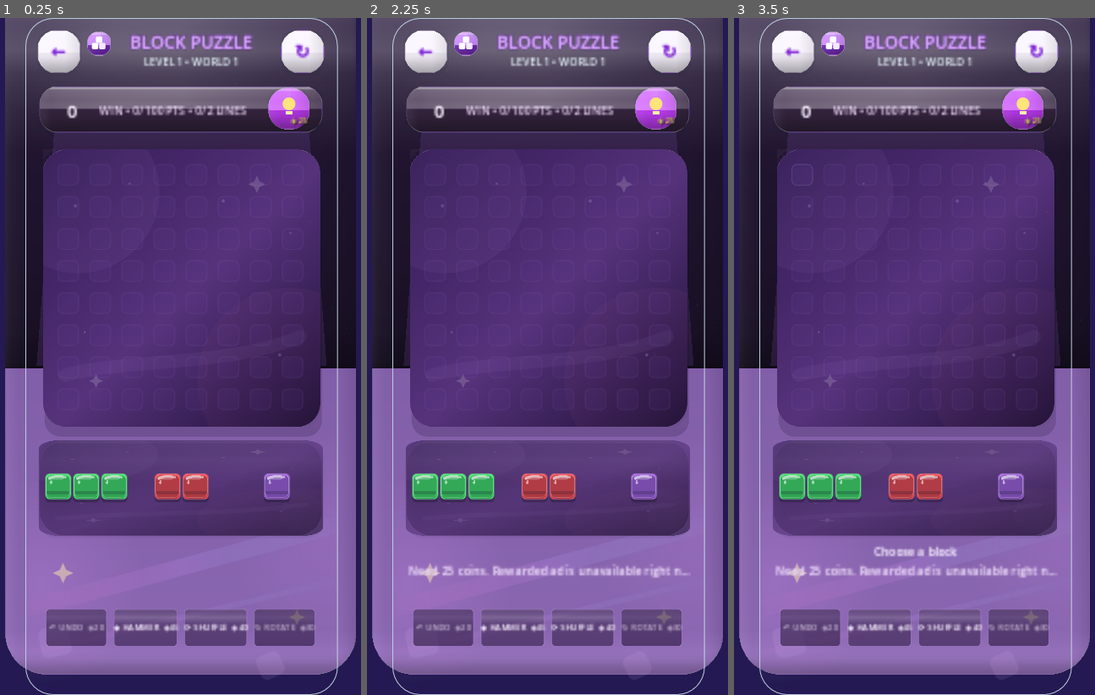
Above: before the commit, frames 1-3 (left to right).
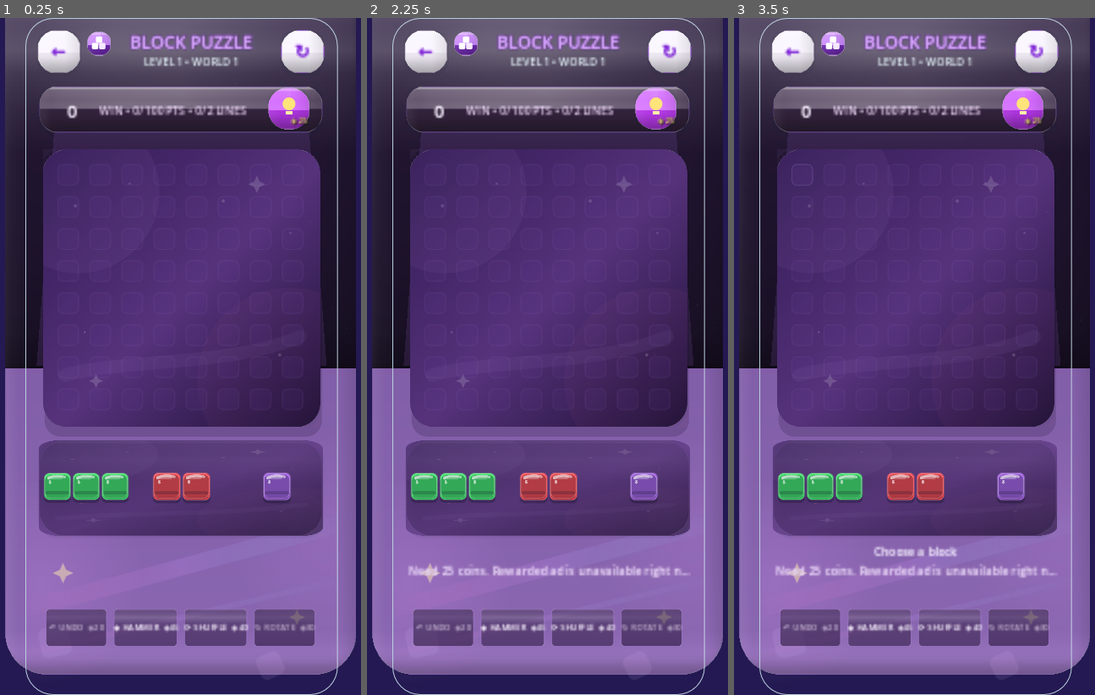
Above: after the commit, the same moments.

Repository: eghosa001/unjam
Game: Godot game, scene res://scenes/BlockPuzzle.tscn
The game is run twice, just before and just after one commit, with the same random seed, the same clock (stepped at 60 frames per second) and the same inputs. This scene is started directly instead of the project's main scene.
Inputs (mouse positions are in pixels of both pictures, inside the frame that each line leads up to):
- Up to frame 1 (0.25 s): no input
- Up to frame 2 (2.25 s): click "←" at 0.5 s; click "↻" at 1.25 s; click "◈25" at 2 s
- Up to frame 3 (3.5 s): click (802, 173) at 2.77 s

The runs differ from the first frame. In frame 1, 0.6% of the frame differs, in the area x 12-81%, y 67-72%; in frame 2, 0.6%; in frame 3, 0.6%.

Commit message:
Increase Block tray piece scale

Diff:
--- a/scripts/ui/block_piece_button.gd
+++ b/scripts/ui/block_piece_button.gd
@@ -467,9 +467,9 @@
 
 func _tray_cell_size(max_x: int, max_y: int) -> float:
 	var fit_cell := minf((size.x - 4.0) / float(max_x + 1), (size.y - 4.0) / float(max_y + 1))
-	# Tray pieces should be immediately legible and close to the 32.6px board
+	# Tray pieces should be immediately legible and slightly larger than the 32.6px board
 	# cells, while still fitting the tallest three-cell shapes without clipping.
-	return clampf(minf(35.0, fit_cell), 18.0, 35.0)
+	return clampf(minf(37.0, fit_cell), 18.0, 37.0)
 
 func _draw_block(rect: Rect2, fill: Color) -> void:
 	var radius := maxi(5, int(rect.size.x * 0.18))
